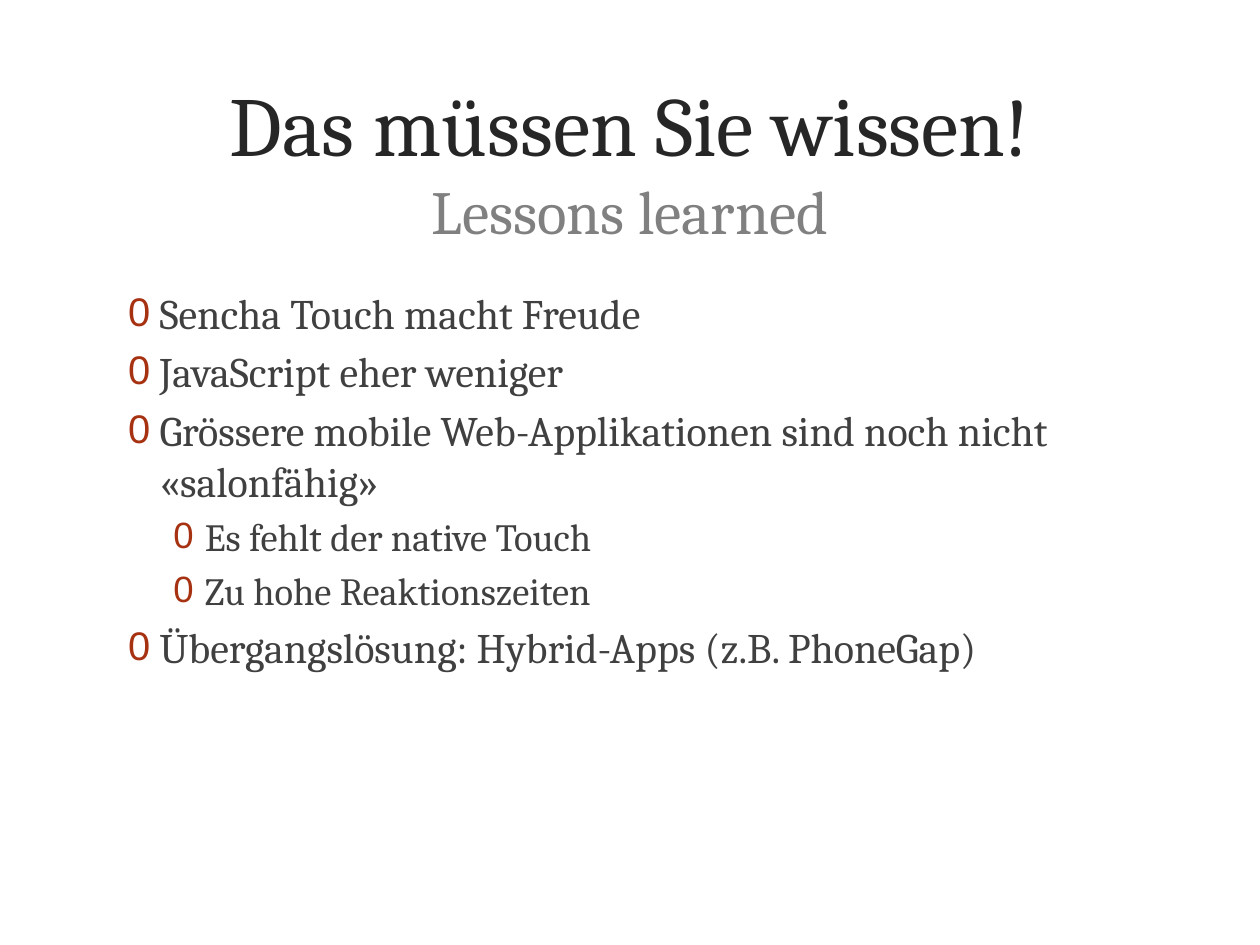
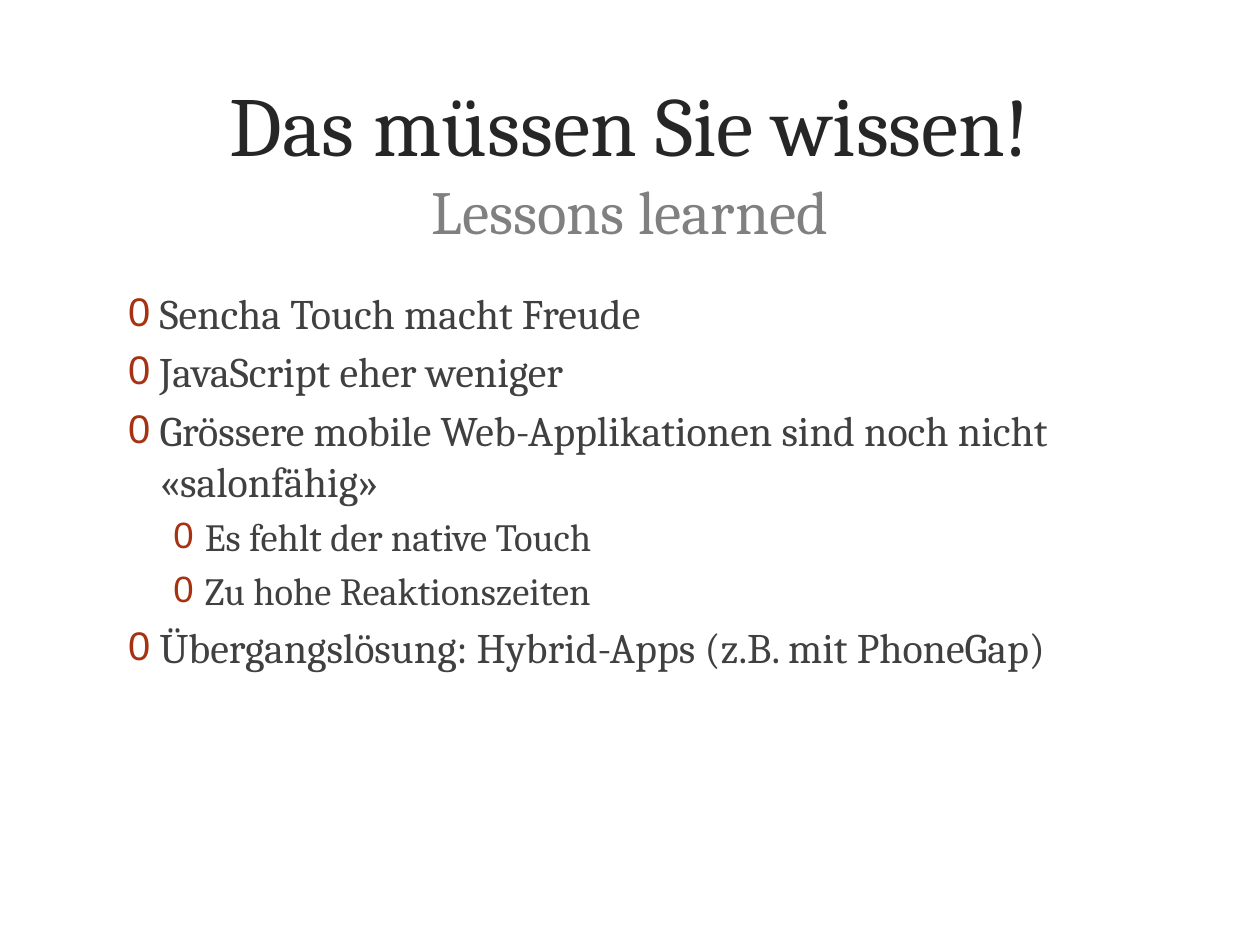
Before and after one commit to metaodi/TrailDevilsXPl-2, a slide deck: slide 14 of _DOCUMENTATION/Presentation/Praesentation-Traildevils-XPl2.pptx (slide 16 before the commit). Drawn at 1260x945 pixels with LibreOffice and Linux fonts; fonts in the diff are those of the drawing; background and template pictures are left out. Boxes give left, top, right and bottom in pixels: in the first picture for what was removed or moved away, otherwise in the second. Text is boxed around its words. In the diff, an @@ line names an element or a change of style, - is before the commit and + after.

```diff
--- a/_DOCUMENTATION/Presentation/Praesentation-Traildevils-XPl2.pptx
+++ b/_DOCUMENTATION/Presentation/Praesentation-Traildevils-XPl2.pptx
@@ text at (x1=160, y1=628, x2=1045, y2=672): text changed @@
-0 Übergangslösung: Hybrid-Apps (z.B. PhoneGap)
+0 Übergangslösung: Hybrid-Apps (z.B. mit PhoneGap)
```
Also in this commit, not shown: 3 other slides changed, 3 slides added, 2 other files.
